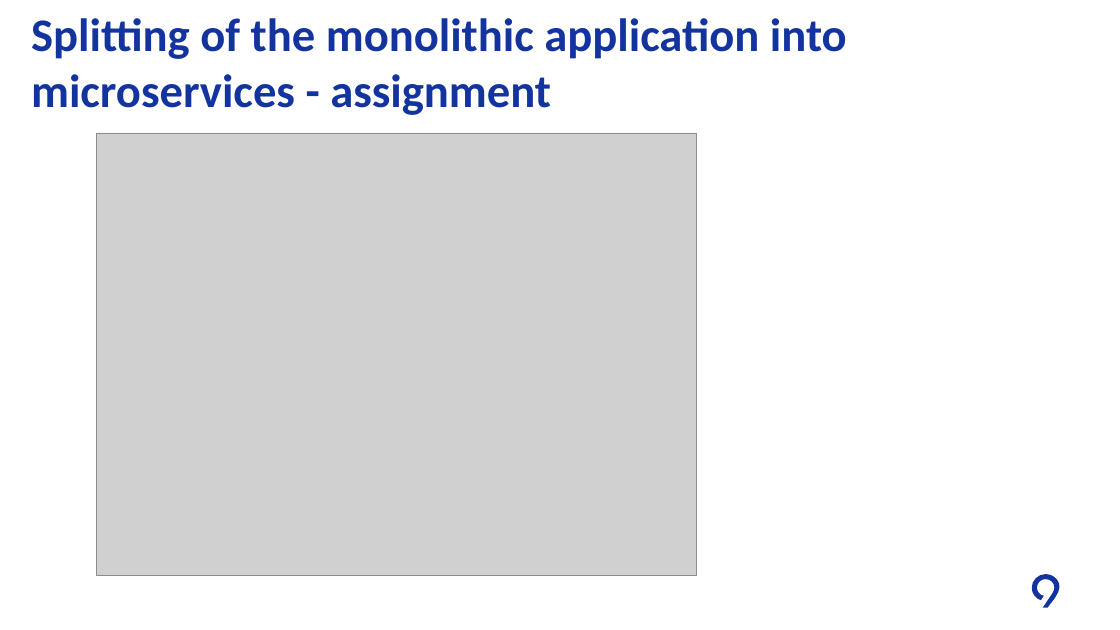
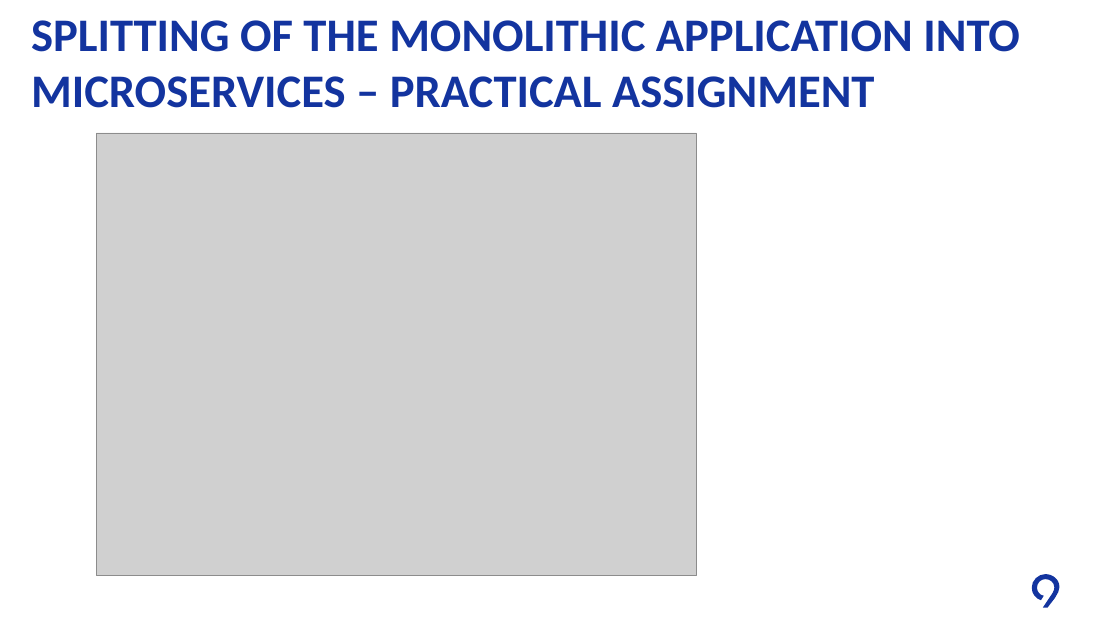
Before and after one commit to levinine/code9-2024, a slide deck: slide 48 of day-3-microservices/Understanding_Microservices.pptx. Drawn at 1120x630 pixels with LibreOffice and Linux fonts; fonts in the diff are those of the drawing; grey boxes stand for pictures; background and template pictures are left out. Boxes give left, top, right and bottom in pixels: in the first picture for what was removed or moved away, otherwise in the second. Text is boxed around its words. In the diff, an @@ line names an element or a change of style, - is before the commit and + after.

Commit message:
Updated the presentations

```diff
--- a/day-3-microservices/Understanding_Microservices.pptx
+++ b/day-3-microservices/Understanding_Microservices.pptx
@@ title at <box>31,20,1019,108</box>: text changed @@
-Splitting of the monolithic application into microservices - assignment
+SPLITTING OF THE MONOLITHIC APPLICATION INTO MICROSERVICES – PRACTICAL ASSIGNMENT
```
